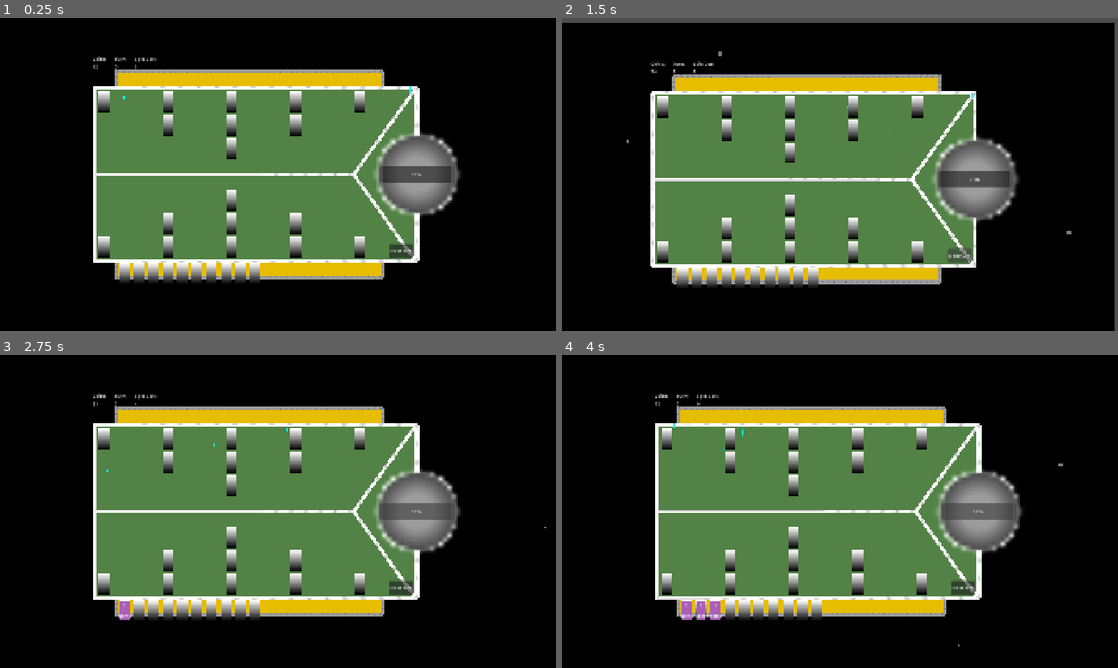
Above: before the commit, frames 1-4 (two rows, left to right).
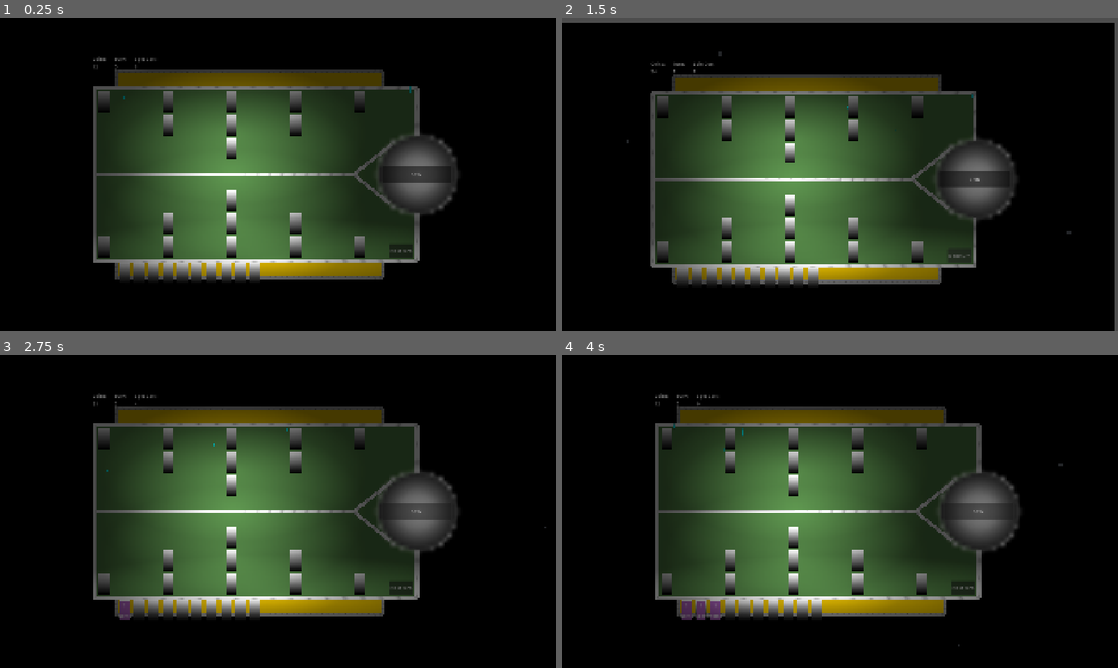
Above: after the commit, the same moments.

Repository: ArmanKianian/Untitled
Game: Godot game, scene res://scenes/game.tscn
Same seed, same stepped clock (60 frames per second), same inputs: the game is played once before the commit and once after it.
Inputs:
- Up to frame 1 (0.25 s): no input
- Up to frame 2 (1.5 s): click "Next turn" at 0.5 s; click "Next turn" at 1.25 s
- Up to frame 3 (2.75 s): click "SPIN" at 2 s
- Up to frame 4 (4 s): click "SPIN" at 2.75 s; click "SPIN" at 3.5 s

The runs differ from the first frame. In frame 1, 31% of the frame differs, in the area x 16-83%, y 12-84%; in frame 2, 31%; in frame 3, 31%; in frame 4, 31%, in the area x 16-91%, y 12-94%.

Commit message:
Lighting
Added some lightings to screen, and it made the whole scene different XD

Diff:
--- a/scenes/game.tscn
+++ b/scenes/game.tscn
@@ -63,6 +63,15 @@
 [sub_resource type="Curve" id="Curve_iywne"]
 _data = [Vector2(0, 0.764045), 0.0, 0.0, 0, 0, Vector2(1, 0), 0.0, 0.0, 0, 0]
 point_count = 2
+
+[sub_resource type="Gradient" id="Gradient_iywne"]
+colors = PackedColorArray(0.9691369, 0.9691369, 0.9691368, 1, 1, 1, 1, 0)
+
+[sub_resource type="GradientTexture2D" id="GradientTexture2D_8nxoa"]
+gradient = SubResource("Gradient_iywne")
+fill = 1
+fill_from = Vector2(0.5, 0.5)
+fill_to = Vector2(0.5, 0)
 
 [node name="Game" type="Node2D" unique_id=1207240851]
 script = ExtResource("1_lbhrr")
@@ -115,7 +124,7 @@
 end_cap_mode = 1
 
 [node name="center_center_frame" type="Line2D" parent="Background/Frames" unique_id=464201990]
-points = PackedVector2Array(475, -295, 261, 0, -640, 0, 261, 0, 475, 298)
+points = PackedVector2Array(390, -101, 261, 0, -640, 0, 261, 0, 382, 97)
 width = 12.0
 texture = SubResource("GradientTexture2D_iqw5e")
 texture_mode = 2
@@ -241,5 +250,48 @@
 
 [node name="cards" type="Node2D" parent="." unique_id=1345714107]
 
+[node name="Lightings" type="Node2D" parent="." unique_id=388862978]
+
+[node name="DirectionalLight2D" type="DirectionalLight2D" parent="Lightings" unique_id=1077789834]
+color = Color(0, 0, 0, 1)
+energy = 0.7
+blend_mode = 2
+
+[node name="PointLight2D" type="PointLight2D" parent="Lightings" unique_id=2112795559]
+position = Vector2(488.5, -0.50000143)
+scale = Vector2(4.953125, 4.890625)
+energy = 0.55
+texture = SubResource("GradientTexture2D_8nxoa")
+
+[node name="PointLight2D2" type="PointLight2D" parent="Lightings" unique_id=1171839525]
+position = Vector2(-153.49997, -3.5000153)
+scale = Vector2(14.484374, 9.265625)
+energy = 0.5
+texture = SubResource("GradientTexture2D_8nxoa")
+
+[node name="PointLight2D3" type="PointLight2D" parent="Lightings" unique_id=1927416260]
+position = Vector2(-153.49997, 159.5)
+scale = Vector2(14.484374, 7.8593745)
+energy = 0.5
+texture = SubResource("GradientTexture2D_8nxoa")
+
+[node name="PointLight2D4" type="PointLight2D" parent="Lightings" unique_id=963801954]
+position = Vector2(-153.49997, -138.50002)
+scale = Vector2(14.484374, 7.6718745)
+energy = 0.5
+texture = SubResource("GradientTexture2D_8nxoa")
+
+[node name="PointLight2D5" type="PointLight2D" parent="Lightings" unique_id=543279182]
+position = Vector2(-537.5, -385.5)
+scale = Vector2(6.2343745, 0.9531246)
+energy = 0.5
+texture = SubResource("GradientTexture2D_8nxoa")
+
+[node name="PointLight2D6" type="PointLight2D" parent="Lightings" unique_id=1749836136]
+position = Vector2(-18.499954, 289.5)
+scale = Vector2(24.734377, 4.453125)
+energy = 0.5
+texture = SubResource("GradientTexture2D_8nxoa")
+
 [connection signal="pressed" from="UI/Spin_Button" to="." method="_on_spin_button_pressed"]
 [connection signal="pressed" from="UI/End_Turn_button" to="." method="_on_end_turn_button_pressed"]
